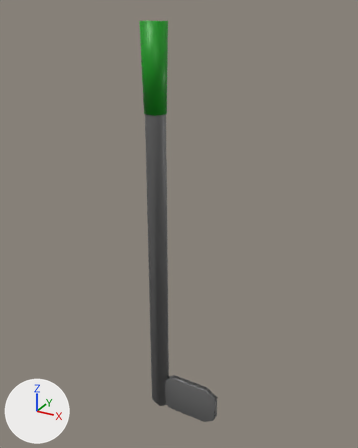
Renders of the Blender file Grafik/golfkølle.blend from each side of a commit.
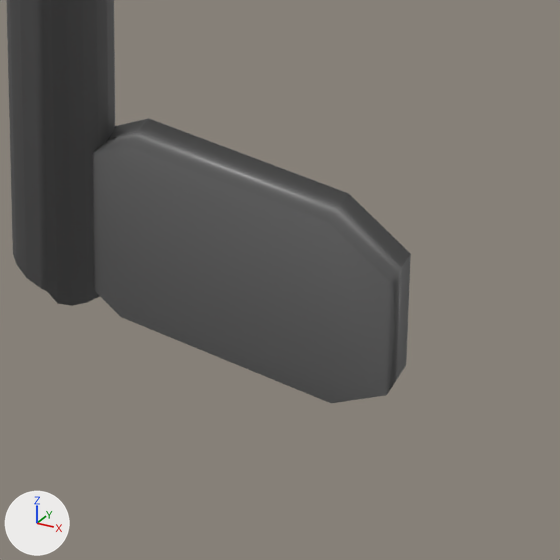
Each version appears first whole from a 50 mm camera at (0.496, -0.816, 0.589) aimed at (0.044, 0.006, 0.178), and next in a close-up on the part from 42% to 68% of the width and 79% to 100% of the height. Every picture has the same lights, and +X, +Y and +Z are marked at lower left.

In view in the first close-up: 'Cube', 'stangen'.
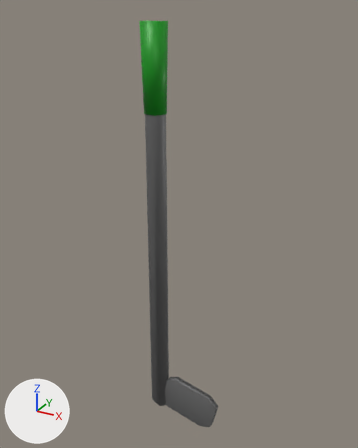
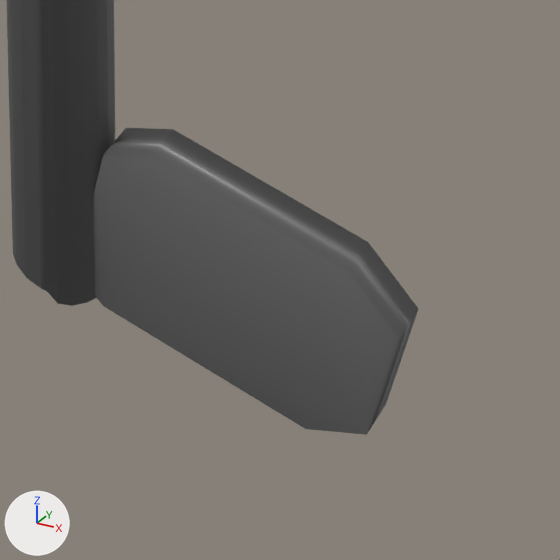
What differs and where, as boxes [x1, y1, x2, y2] in the close-ups (560 x 560 px):
'Cube', moved, turned: before [92, 118, 411, 403]; after [93, 128, 418, 435]

What changed in the scene script:
```text
Change ob_cube:
    ob_cube.location: (0.0818, -0.0102, -0.2563) -> (0.0818, -0.0102, -0.2663)
    ob_cube.rotation_euler: (0.0, 0.0, 0.0) -> (0.0, 0.22, 0.0)  # degrees (0, 0, 0) -> degrees (0, 13, 0)
```
